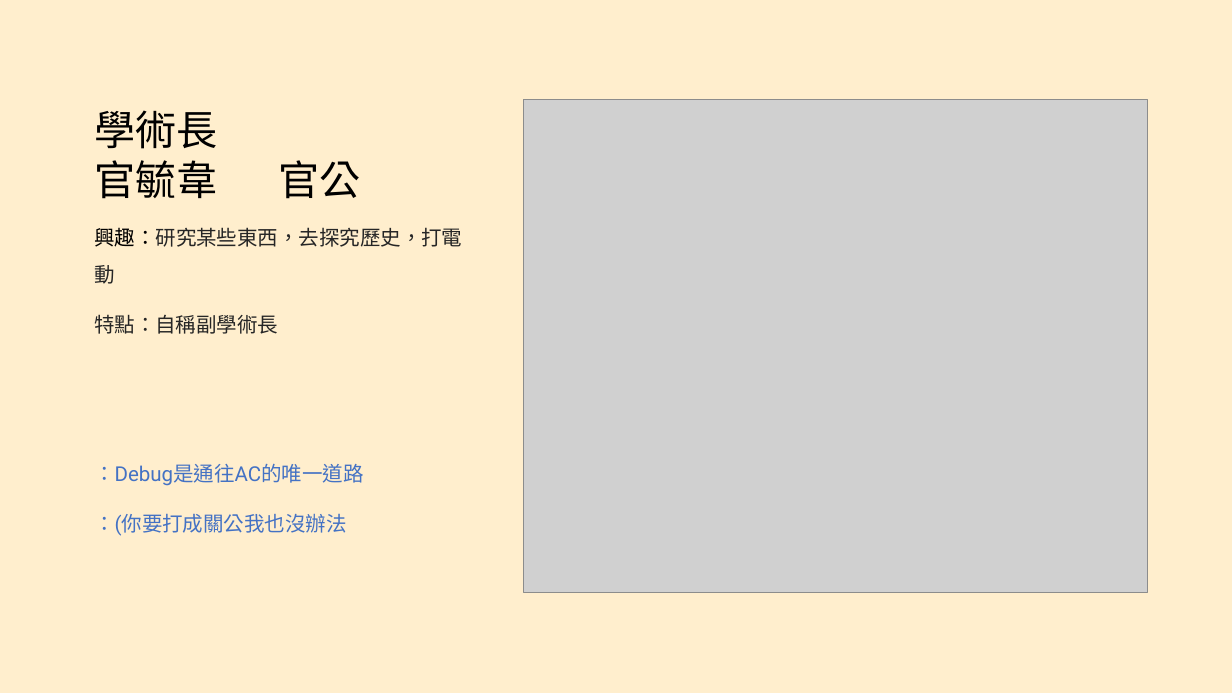
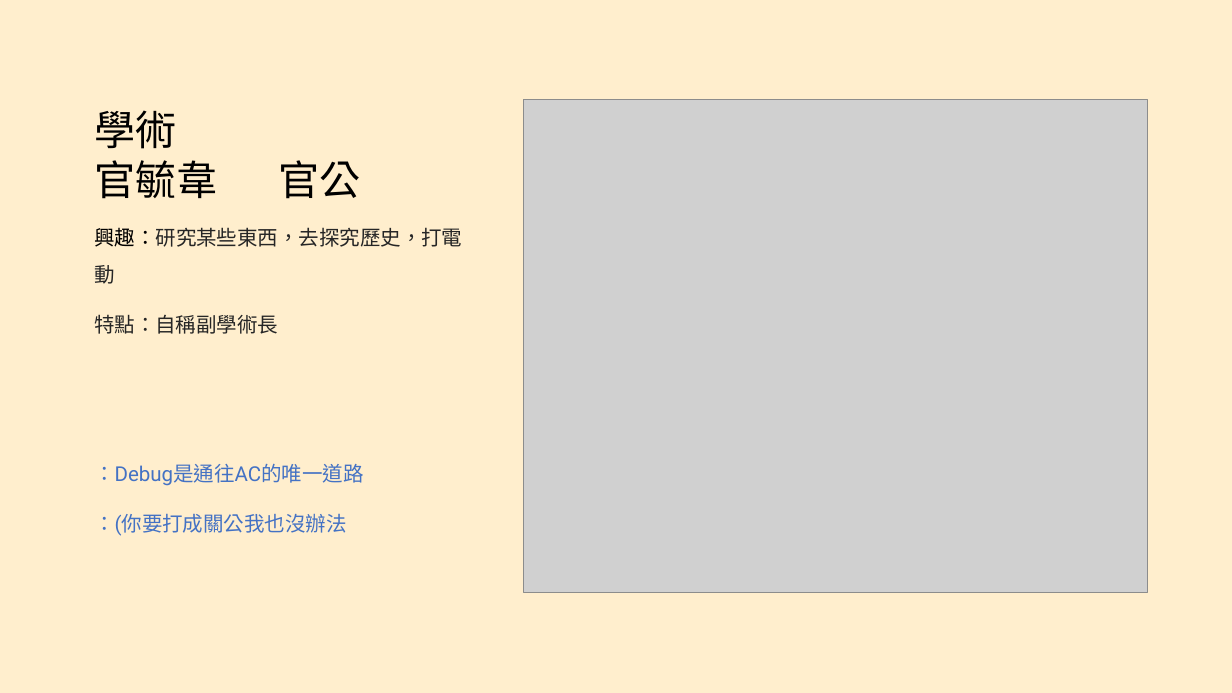
Before and after one commit to ckeisc40th/ckeisc40, a slide deck: slide 25 of document/CKEISC40th第一次大社課_電研介紹.pptx. Drawn at 1232x693 pixels with LibreOffice and Linux fonts; fonts in the diff are those of the drawing; grey boxes stand for pictures. Boxes give left, top, right and bottom in pixels: in the first picture for what was removed or moved away, otherwise in the second. Text is boxed around its words. In the diff, an @@ line names an element or a change of style, - is before the commit and + after.

```diff
--- a/document/CKEISC40th第一次大社課_電研介紹.pptx
+++ b/document/CKEISC40th第一次大社課_電研介紹.pptx
@@ title at bbox=[94, 110, 361, 199]: text changed @@
-學術長
-官毓韋 官公
+學術
+官毓韋 官公
```
Also in this commit, not shown: 1 other file.
